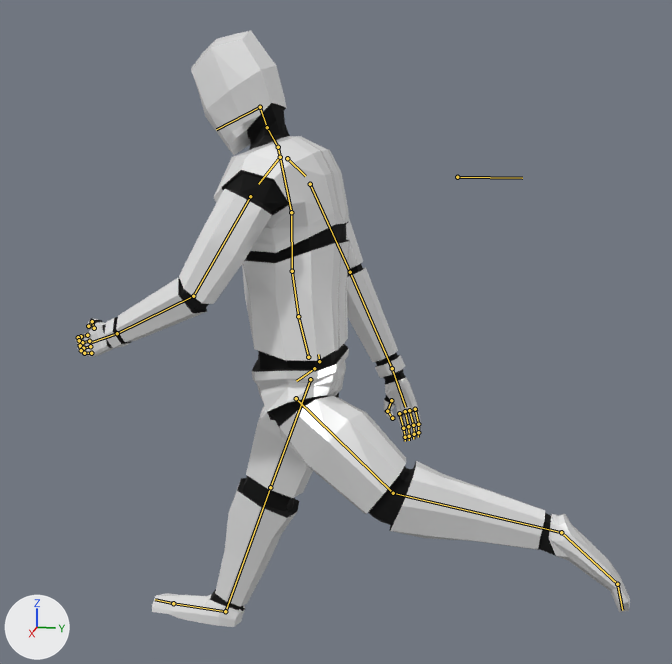
The Blender file BlenderModels/characters/dummy.blend as it was, and as the next commit left it.
Camera for both pictures: a camera (50 mm lens) standing at (2.76, 0.66, 1.82) and looking at (0.1, 0.12, 1.15). Every picture has the same lights, and +X, +Y and +Z are marked at lower left. Both versions are drawn at frame 0 of the action 'run'; the numbers are the values there. The bones that bend it are drawn over the model as lines.
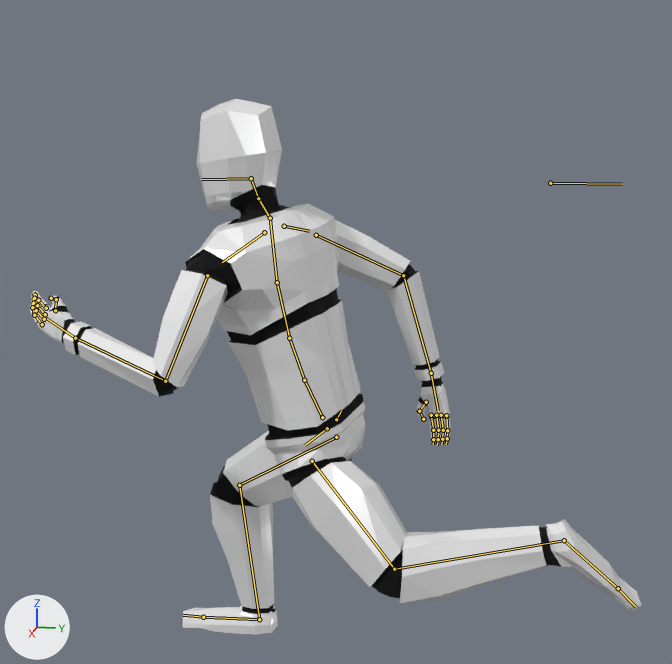
The change, as a list of edits to the scene's bpy script:
```text
Change bone_spine:
    where bone_spine = bpy.data.objects['metarig'].pose.bones['spine']
    bone_spine.location: (0.0, 0.0, 0.0) -> (0.003, -0.193, 0.003)
    bone_spine.rotation_quaternion: (1.0, 0.0, 0.0, 0.0) -> (0.989, 0.109, -0.095, 0.007)  # degrees (0, 0, 0) -> degrees (13, -11, 0)
Change bone_spine_001:
    where bone_spine_001 = bpy.data.objects['metarig'].pose.bones['spine.001']  # child of 'spine'
    bone_spine_001.rotation_quaternion: (0.998, 0.023, -0.018, 0.055) -> (1.0, 0.0, 0.0, 0.0)  # degrees (2, -2, 6) -> degrees (0, 0, 0)
Change bone_spine_002:
    where bone_spine_002 = bpy.data.objects['metarig'].pose.bones['spine.002']  # child of 'spine.001'
    bone_spine_002.rotation_quaternion: (1.0, -0.002, 0.011, 0.007) -> (1.0, 0.0, 0.0, 0.0)  # degrees (0, 1, 1) -> degrees (0, 0, 0)
Change bone_spine_003:
    where bone_spine_003 = bpy.data.objects['metarig'].pose.bones['spine.003']  # child of 'spine.002'
    bone_spine_003.rotation_quaternion: (0.987, 0.159, 0.033, -0.016) -> (0.998, 0.0, -0.063, 0.0)  # degrees (18, 4, -1) -> degrees (0, -7, 0)
Change bone_spine_004:
    where bone_spine_004 = bpy.data.objects['metarig'].pose.bones['spine.004']  # child of 'spine.003'
    bone_spine_004.rotation_quaternion: (0.995, -0.097, -0.021, 0.012) -> (1.0, 0.0, 0.0, 0.0)  # degrees (-11, -2, 2) -> degrees (0, 0, 0)
Change bone_shoulder_l:
    where bone_shoulder_l = bpy.data.objects['metarig'].pose.bones['shoulder.L']  # child of 'spine.003'
    bone_shoulder_l.rotation_quaternion: (0.992, -0.085, -0.014, -0.088) -> (0.995, -0.042, -0.008, -0.091)  # degrees (-10, -3, -10) -> degrees (-5, -1, -10)
Change bone_shoulder_r:
    where bone_shoulder_r = bpy.data.objects['metarig'].pose.bones['shoulder.R']  # child of 'spine.003'
    bone_shoulder_r.rotation_quaternion: (0.996, -0.05, 0.01, -0.073) -> (1.0, -0.013, 0.002, 0.005)  # degrees (-6, 1, -8) -> degrees (-1, 0, 1)
Change bone_f_index_01_r:
    where bone_f_index_01_r = bpy.data.objects['metarig'].pose.bones['f_index.01.R']  # child of 'hand.R'
    bone_f_index_01_r.location: (0.0, 0.0, 0.001) -> (0.0, 0.0, 0.0)
    bone_f_index_01_r.rotation_quaternion: (0.989, 0.148, -0.016, 0.003) -> (0.995, 0.097, 0.0, 0.0)  # degrees (17, -2, 0) -> degrees (11, 0, 0)
Change bone_f_middle_01_r:
    where bone_f_middle_01_r = bpy.data.objects['metarig'].pose.bones['f_middle.01.R']  # child of 'hand.R'
    bone_f_middle_01_r.rotation_quaternion: (0.989, 0.148, -0.015, 0.006) -> (0.995, 0.097, 0.0, 0.0)  # degrees (17, -2, 0) -> degrees (11, 0, 0)
Change bone_f_ring_01_r:
    where bone_f_ring_01_r = bpy.data.objects['metarig'].pose.bones['f_ring.01.R']  # child of 'hand.R'
    bone_f_ring_01_r.rotation_quaternion: (0.989, 0.146, -0.017, 0.011) -> (0.995, 0.097, 0.0, 0.0)  # degrees (17, -2, 1) -> degrees (11, 0, 0)
Change bone_f_pinky_01_r:
    where bone_f_pinky_01_r = bpy.data.objects['metarig'].pose.bones['f_pinky.01.R']  # child of 'hand.R'
    bone_f_pinky_01_r.rotation_quaternion: (0.989, 0.147, -0.014, 0.014) -> (0.995, 0.097, 0.0, 0.0)  # degrees (17, -2, 1) -> degrees (11, 0, 0)
Change bone_footik_l:
    where bone_footik_l = bpy.data.objects['metarig'].pose.bones['footIK.L']
    bone_footik_l.location: (-0.017, 0.727, 0.547) -> (0.02, 0.733, 0.54)
    bone_footik_l.rotation_quaternion: (0.359, 0.926, -0.096, 0.075) -> (0.381, 0.925, 0.0, 0.0)  # degrees (138, -12, -7) -> degrees (135, 0, 0)
Change bone_toe_l:
    where bone_toe_l = bpy.data.objects['metarig'].pose.bones['toe.L']  # child of 'foot.L'
    bone_toe_l.rotation_quaternion: (0.957, 0.287, -0.027, 0.0) -> (1.0, 0.0, 0.0, 0.0)  # degrees (33, -3, -1) -> degrees (0, 0, 0)
Change bone_headcontroll:
    where bone_headcontroll = bpy.data.objects['metarig'].pose.bones['headcontroll']
    bone_headcontroll.location: (0.059, 0.303, -0.309) -> (-0.006, 0.254, -0.236)
Change bone_elbowik_l:
    where bone_elbowik_l = bpy.data.objects['metarig'].pose.bones['elbowIK.L']
    bone_elbowik_l.location: (0.198, 0.092, -0.047) -> (0.685, 0.199, -0.127)
Change bone_handik_l:
    where bone_handik_l = bpy.data.objects['metarig'].pose.bones['handIK.L']
    bone_handik_l.location: (0.323, -0.846, 0.479) -> (0.34, -0.749, 0.561)
Change bone_kneeik_r:
    where bone_kneeik_r = bpy.data.objects['metarig'].pose.bones['kneeIK.R']
    bone_kneeik_r.location: (-0.041, -0.002, -0.001) -> (-0.041, -0.163, -0.001)
Change bone_footik_r:
    where bone_footik_r = bpy.data.objects['metarig'].pose.bones['footIK.R']
    bone_footik_r.location: (-0.004, -0.376, -0.009) -> (-0.047, -0.248, 0.005)
    bone_footik_r.rotation_quaternion: (0.997, -0.008, -0.001, -0.082) -> (1.0, 0.0, 0.0, 0.0)  # degrees (-1, 0, -9) -> degrees (0, 0, 0)
Change bone_elbowik_r:
    where bone_elbowik_r = bpy.data.objects['metarig'].pose.bones['elbowIK.R']
    bone_elbowik_r.location: (-0.046, -0.016, -0.288) -> (-0.064, 0.261, -0.457)
Change bone_handik_r:
    where bone_handik_r = bpy.data.objects['metarig'].pose.bones['handIK.R']
    bone_handik_r.location: (-0.539, -0.754, -0.317) -> (-0.512, -0.7, -0.415)
```

Pixel boxes [x1, y1, x2, y2] of what changed, in the pictures (672 x 664 px):
'Cube.001', posed (10% wider, 10% shorter)
    before: [76, 30, 630, 627]
    after: [30, 99, 642, 634]
bone 'spine', root to tip
    before: (308, 357) to (298, 316)
    after: (322, 417) to (304, 380)
bone 'spine.001', root to tip
    before: (298, 316) to (292, 271)
    after: (304, 380) to (289, 338)
bone 'spine.002', root to tip
    before: (292, 271) to (291, 212)
    after: (289, 338) to (277, 282)
bone 'spine.003', root to tip
    before: (291, 212) to (278, 147)
    after: (277, 282) to (270, 218)
bone 'spine.004', root to tip
    before: (278, 147) to (267, 127)
    after: (270, 218) to (258, 198)
bone 'shoulder.L', root to tip
    before: (280, 157) to (258, 184)
    after: (264, 232) to (222, 262)
bone 'shoulder.R', root to tip
    before: (287, 158) to (305, 176)
    after: (284, 226) to (309, 231)
bone 'f_index.01.R', root to tip
    before: (399, 413) to (403, 428)
    after: (431, 415) to (433, 430)
bone 'f_middle.01.R', root to tip
    before: (405, 411) to (408, 426)
    after: (436, 415) to (438, 430)
bone 'f_ring.01.R', root to tip
    before: (409, 410) to (413, 425)
    after: (441, 415) to (443, 430)
bone 'f_pinky.01.R', root to tip
    before: (415, 409) to (418, 424)
    after: (446, 415) to (447, 430)
bone 'toe.L', root to tip
    before: (617, 584) to (622, 610)
    after: (618, 588) to (635, 606)
bone 'elbowIK.R', root to tip
    before: (457, 177) to (522, 178)
    after: (550, 183) to (622, 184)
